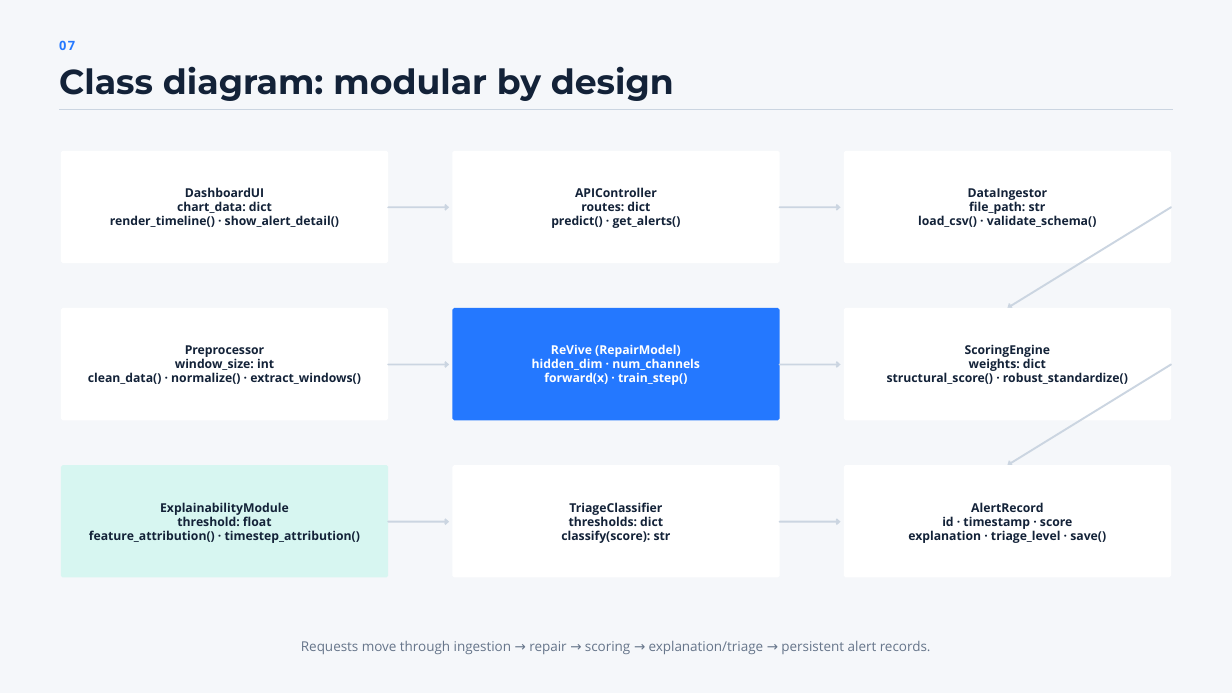
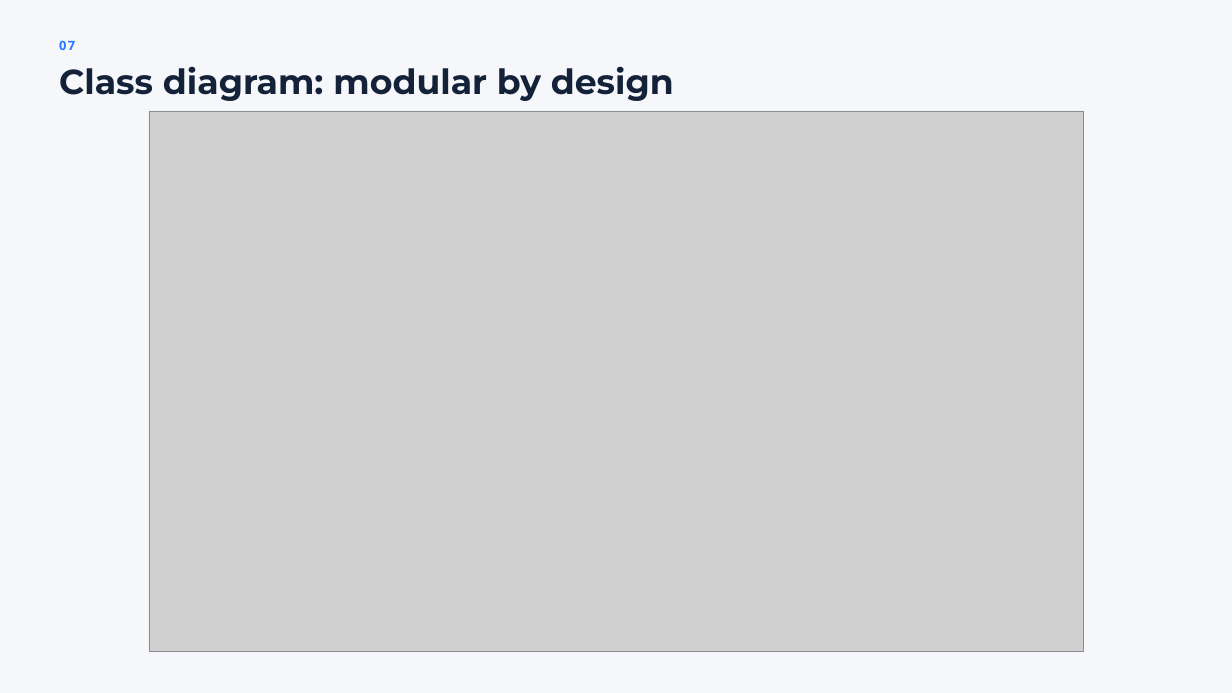
Before and after one commit to aakritisharma001/ucs503p-202627-ReVive, a slide deck: slide 8 of project-report-prototype-stage/ReVive-prototype.pptx. Drawn at 1232x693 pixels with LibreOffice and Linux fonts; fonts in the diff are those of the drawing; grey boxes stand for pictures. Boxes give left, top, right and bottom in pixels: in the first picture for what was removed or moved away, otherwise in the second. Text is boxed around its words. In the diff, an @@ line names an element or a change of style, - is before the commit and + after.

Commit message:
Integrate ReVive system design diagrams

```diff
--- a/project-report-prototype-stage/ReVive-prototype.pptx
+++ b/project-report-prototype-stage/ReVive-prototype.pptx
@@ freeform shape removed at [59, 109, 1173, 110] @@
@@ picture added at [149, 111, 1084, 652] @@
@@ freeform shape removed at [61, 151, 388, 263] @@
@@ freeform shape removed at [452, 151, 779, 263] @@
@@ freeform shape removed at [844, 151, 1171, 263] @@
@@ text removed at [110, 187, 339, 227] @@
-DashboardUI
-chart_data: dict
-render_timeline() · show_alert_detail()
@@ arrow removed from (388, 207) to (449, 207) @@
@@ text removed at [551, 187, 681, 228] @@
-APIController
-routes: dict
-predict() · get_alerts()
@@ arrow removed from (780, 207) to (841, 207) @@
@@ text removed at [918, 188, 1097, 227] @@
-DataIngestor
-file_path: str
-load_csv() · validate_schema()
@@ arrow removed from (1171, 207) to (1007, 308) @@
@@ freeform shape removed at [61, 308, 388, 420] @@
@@ freeform shape removed at [452, 308, 779, 420] @@
@@ freeform shape removed at [844, 308, 1171, 420] @@
@@ text removed at [88, 345, 361, 384] @@
-Preprocessor
-window_size: int
-clean_data() · normalize() · extract_windows()
@@ text removed at [532, 344, 700, 385] @@
-ReVive (RepairModel)
-hidden_dim · num_channels
-forward(x) · train_step()
@@ text removed at [887, 344, 1128, 384] @@
-ScoringEngine
-weights: dict
-structural_score() · robust_standardize()
@@ arrow removed from (388, 365) to (449, 365) @@
@@ arrow removed from (780, 365) to (841, 365) @@
@@ arrow removed from (1171, 365) to (1007, 465) @@
@@ freeform shape removed at [61, 465, 388, 577] @@
@@ freeform shape removed at [452, 465, 779, 577] @@
@@ freeform shape removed at [844, 465, 1171, 577] @@
@@ text removed at [89, 502, 360, 543] @@
-ExplainabilityModule
-threshold: float
-feature_attribution() · timestep_attribution()
@@ text removed at [561, 502, 671, 543] @@
-TriageClassifier
-thresholds: dict
-classify(score): str
@@ text removed at [908, 502, 1106, 543] @@
-AlertRecord
-id · timestamp · score
-explanation · triage_level · save()
@@ arrow removed from (388, 522) to (449, 522) @@
@@ arrow removed from (780, 522) to (841, 522) @@
@@ text removed at [301, 641, 931, 654] @@
-Requests move through ingestion → repair → scoring → explanation/triage → persistent alert records.
```
Also in this commit, not shown: 1 other slide changed, 1 slide added, 1 slide removed, 15 other files.
